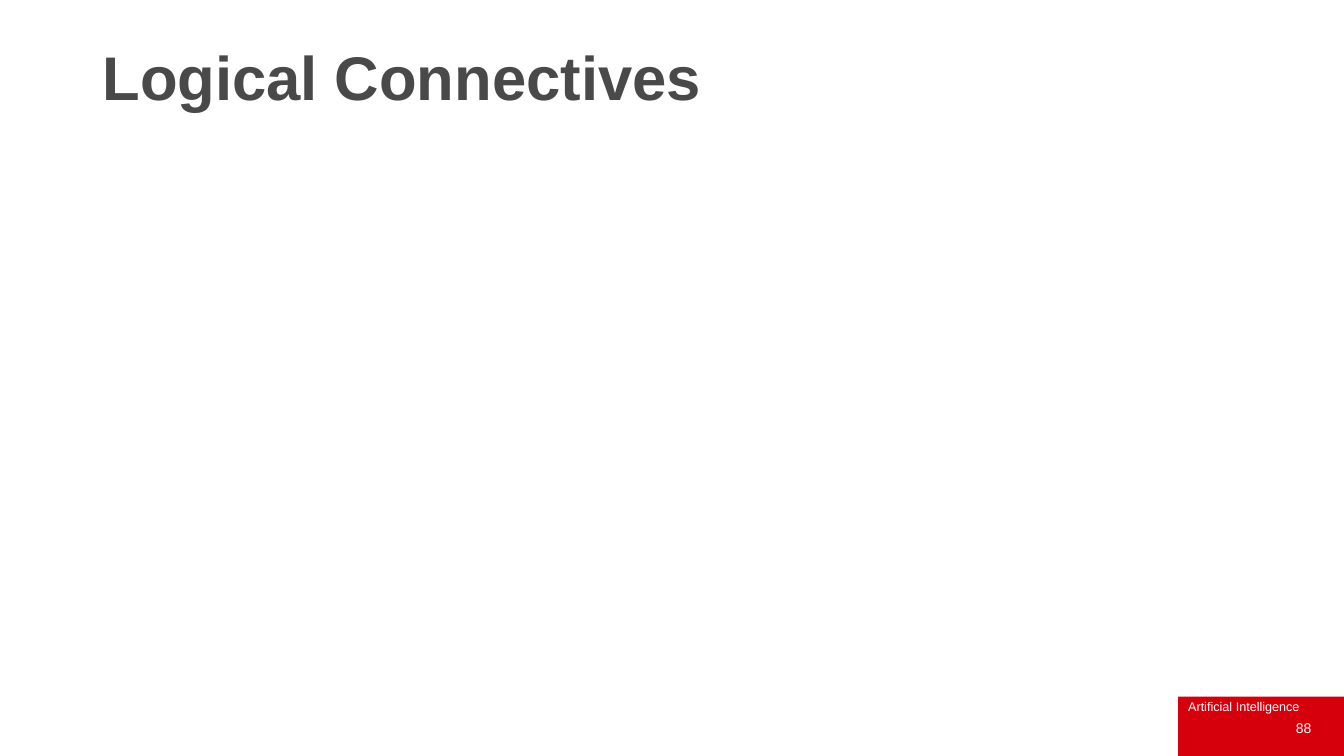
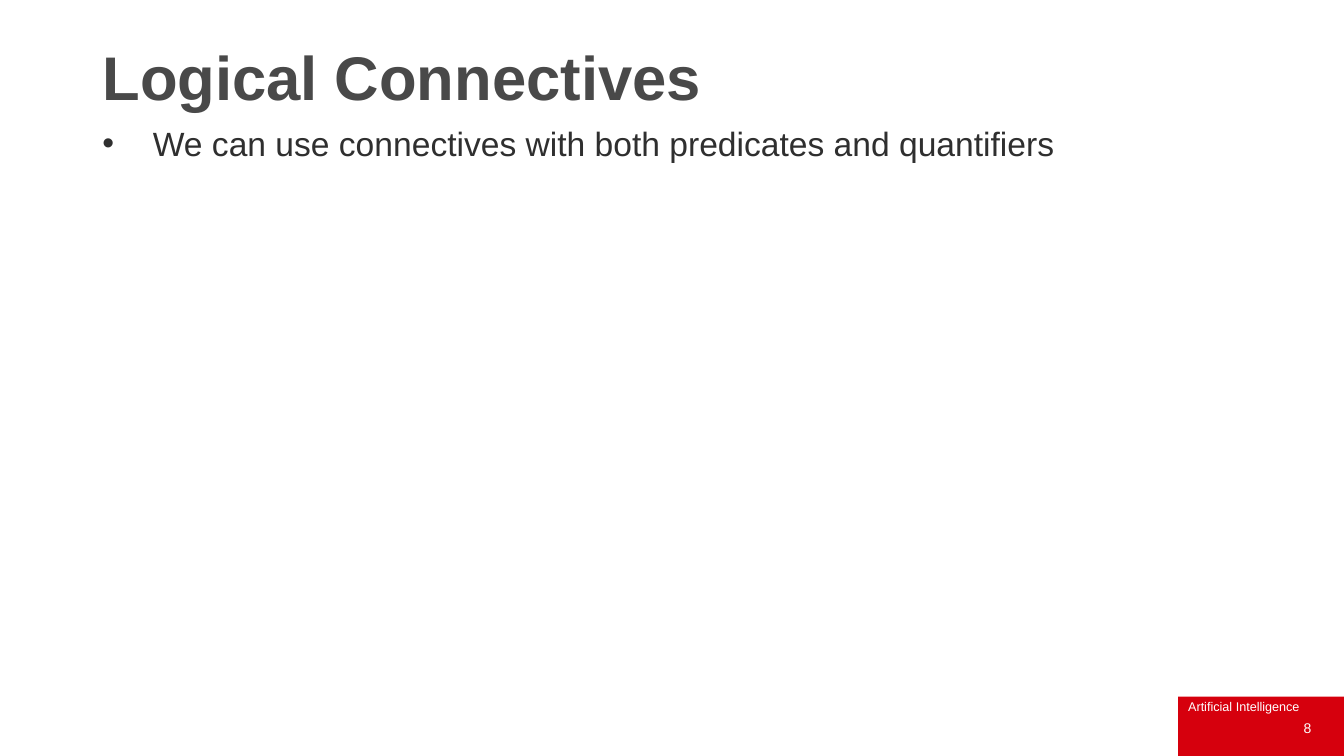
Before and after one commit to IainStyles/Knowledge-Engineering-2025, a slide deck: slide 8 of slides/ECS8052 Week 3 2025-09-25.pptx (slide 88 before the commit). Drawn at 1344x756 pixels with LibreOffice and Linux fonts; fonts in the diff are those of the drawing; grey boxes stand for pictures; background and template pictures are left out. Boxes give left, top, right and bottom in pixels: in the first picture for what was removed or moved away, otherwise in the second. Text is boxed around its words. In the diff, an @@ line names an element or a change of style, - is before the commit and + after.

```diff
--- a/slides/ECS8052 Week 3 2025-09-25.pptx
+++ b/slides/ECS8052 Week 3 2025-09-25.pptx
@@ text added at (x1=153, y1=131, x2=1054, y2=163), 24 pt, text #2F2F2F @@
+• We can use connectives with both predicates and quantifiers
@@ page number at (x1=1304, y1=723, x2=1312, y2=733): text changed @@
-88
+8
```
Also in this commit, not shown: 21 other slides changed, 8 slides added, 82 slides removed, 6 other files.
